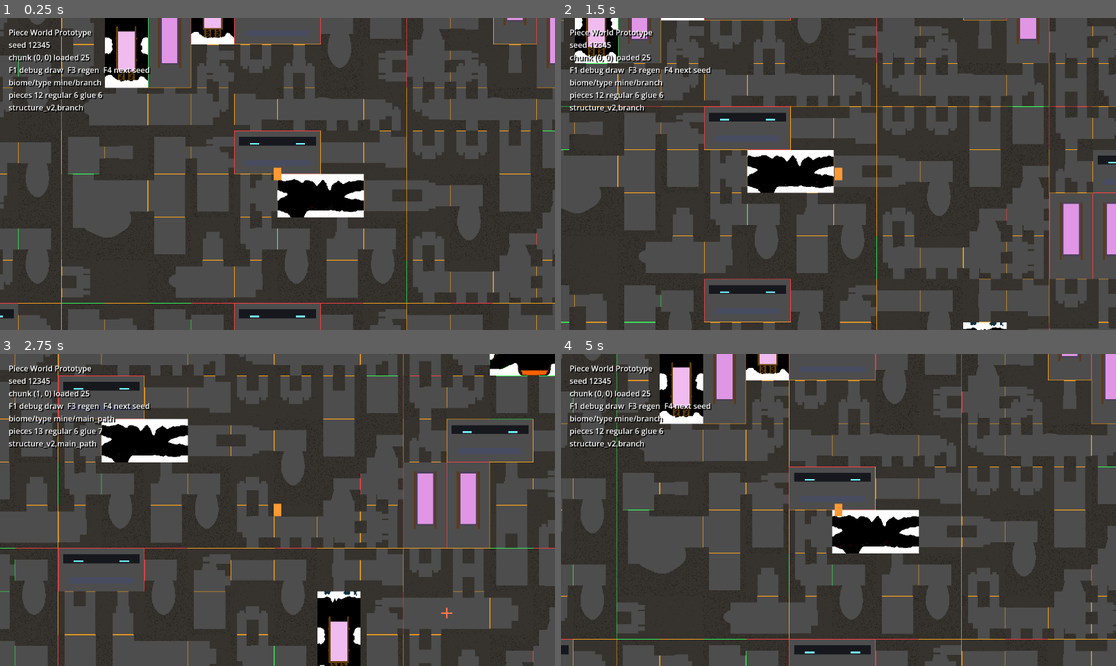
Above: before the commit, frames 1-4 (two rows, left to right).
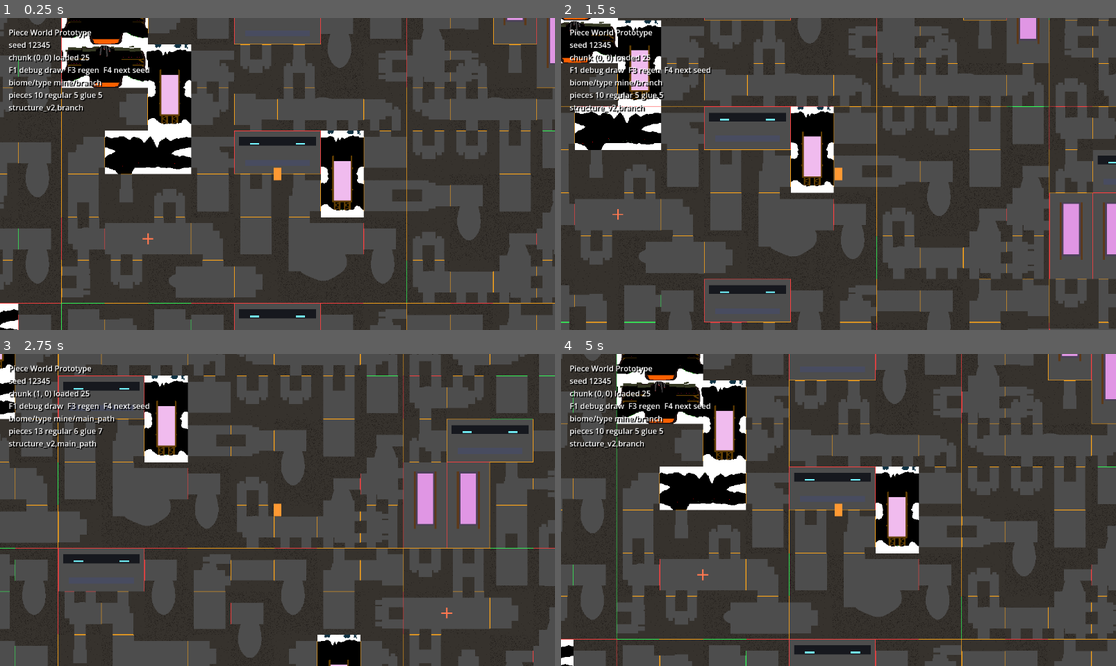
Above: after the commit, the same moments.

Repository: 949886/Noita
Game: Godot game, scene res://scenes/PieceWorld.tscn
The game is run twice, just before and just after one commit, with the same random seed, the same clock (stepped at 60 frames per second) and the same inputs.
Inputs:
- Up to frame 1 (0.25 s): no input
- Up to frame 2 (1.5 s): tap Enter (ui_accept) at 0.5, 0.77 s; hold Right (ui_right) 0.53-1.28 s; hold R 0.53-1.28 s; hold S from 1.28 s (still down); tap R at 1.35 s
- Up to frame 3 (2.75 s): tap Enter (ui_accept) at 1.52 s; release S at 2.03 s; hold Right (ui_right) from 2.03 s (still down); hold R from 2.03 s (still down)
- Up to frame 4 (5 s): release Right (ui_right) at 2.78 s; release R at 2.78 s; hold W 2.78-3.53 s; tap R at 2.85, 4.35 s; tap Enter (ui_accept) at 3.02, 3.77, 4.52 s; hold R 3.53-4.28 s; hold A from 3.53 s (still down)

The runs differ from the first frame. In frame 1, 19% of the frame differs, in the area x 0-92%, y 0-100%; in frame 2, 15%; in frame 3, 11%; in frame 4, 18%.

Commit message:
Tune uploaded piece slot connections
Updates three uploaded PieceDef resources to use Godot UID-based resource headers and adjusts their edge slot arrays for intended connectivity. Also removes explicit `weight = 1.0` where the default weight is implied.

Diff:
--- a/resources/pieces/defs/uploaded_laboratory.tres
+++ b/resources/pieces/defs/uploaded_laboratory.tres
@@ -1,7 +1,7 @@
-[gd_resource type="Resource" script_class="PieceDef" load_steps=3 format=3]
+[gd_resource type="Resource" script_class="PieceDef" format=3 uid="uid://dbjcbdbb72lw3"]
 
-[ext_resource type="Script" path="res://scripts/pieces/PieceDef.gd" id="1"]
-[ext_resource type="Texture2D" path="res://resources/pieces/textures/laboratory.png" id="2"]
+[ext_resource type="Script" uid="uid://dqp3hjujyu2w5" path="res://scripts/pieces/PieceDef.gd" id="1"]
+[ext_resource type="Texture2D" uid="uid://shc1yhlbiqjq" path="res://resources/pieces/textures/laboratory.png" id="2"]
 
 [resource]
 script = ExtResource("1")
@@ -12,8 +12,7 @@
 size_units = Vector2i(2, 1)
 allowed_biomes = Array[StringName]([&"mine", &"deep"])
 tags = Array[StringName]([&"uploaded", &"lab", &"room"])
-weight = 1.0
 top_slots = Array[int]([0, 0])
 right_slots = Array[int]([3])
-bottom_slots = Array[int]([1, 1])
+bottom_slots = Array[int]([0, 0])
 left_slots = Array[int]([3])
--- a/resources/pieces/defs/uploaded_oiltank_1.tres
+++ b/resources/pieces/defs/uploaded_oiltank_1.tres
@@ -1,7 +1,7 @@
-[gd_resource type="Resource" script_class="PieceDef" load_steps=3 format=3]
+[gd_resource type="Resource" script_class="PieceDef" format=3 uid="uid://f2kbfvv4oitj"]
 
-[ext_resource type="Script" path="res://scripts/pieces/PieceDef.gd" id="1"]
-[ext_resource type="Texture2D" path="res://resources/pieces/textures/oiltank_1.png" id="2"]
+[ext_resource type="Script" uid="uid://dqp3hjujyu2w5" path="res://scripts/pieces/PieceDef.gd" id="1"]
+[ext_resource type="Texture2D" uid="uid://c7qxvywsby8nq" path="res://resources/pieces/textures/oiltank_1.png" id="2"]
 
 [resource]
 script = ExtResource("1")
@@ -12,8 +12,7 @@
 size_units = Vector2i(1, 2)
 allowed_biomes = Array[StringName]([&"mine", &"deep"])
 tags = Array[StringName]([&"uploaded", &"tank", &"vertical"])
-weight = 1.0
-top_slots = Array[int]([1])
-right_slots = Array[int]([0, 0])
-bottom_slots = Array[int]([1])
-left_slots = Array[int]([0, 0])
+top_slots = Array[int]([0])
+right_slots = Array[int]([4, 4])
+bottom_slots = Array[int]([0])
+left_slots = Array[int]([4, 4])
--- a/resources/pieces/defs/uploaded_symbolroom_alt.tres
+++ b/resources/pieces/defs/uploaded_symbolroom_alt.tres
@@ -1,7 +1,7 @@
-[gd_resource type="Resource" script_class="PieceDef" load_steps=3 format=3]
+[gd_resource type="Resource" script_class="PieceDef" format=3 uid="uid://b2lw2ydxoth6a"]
 
-[ext_resource type="Script" path="res://scripts/pieces/PieceDef.gd" id="1"]
-[ext_resource type="Texture2D" path="res://resources/pieces/textures/symbolroom_alt.png" id="2"]
+[ext_resource type="Script" uid="uid://dqp3hjujyu2w5" path="res://scripts/pieces/PieceDef.gd" id="1"]
+[ext_resource type="Texture2D" uid="uid://543xfy8aqygr" path="res://resources/pieces/textures/symbolroom_alt.png" id="2"]
 
 [resource]
 script = ExtResource("1")
@@ -12,8 +12,7 @@
 size_units = Vector2i(2, 1)
 allowed_biomes = Array[StringName]([&"mine", &"deep"])
 tags = Array[StringName]([&"uploaded", &"symbol", &"room"])
-weight = 1.0
-top_slots = Array[int]([1, 0])
+top_slots = Array[int]([0, 0])
 right_slots = Array[int]([4])
-bottom_slots = Array[int]([0, 1])
+bottom_slots = Array[int]([1, 0])
 left_slots = Array[int]([4])
